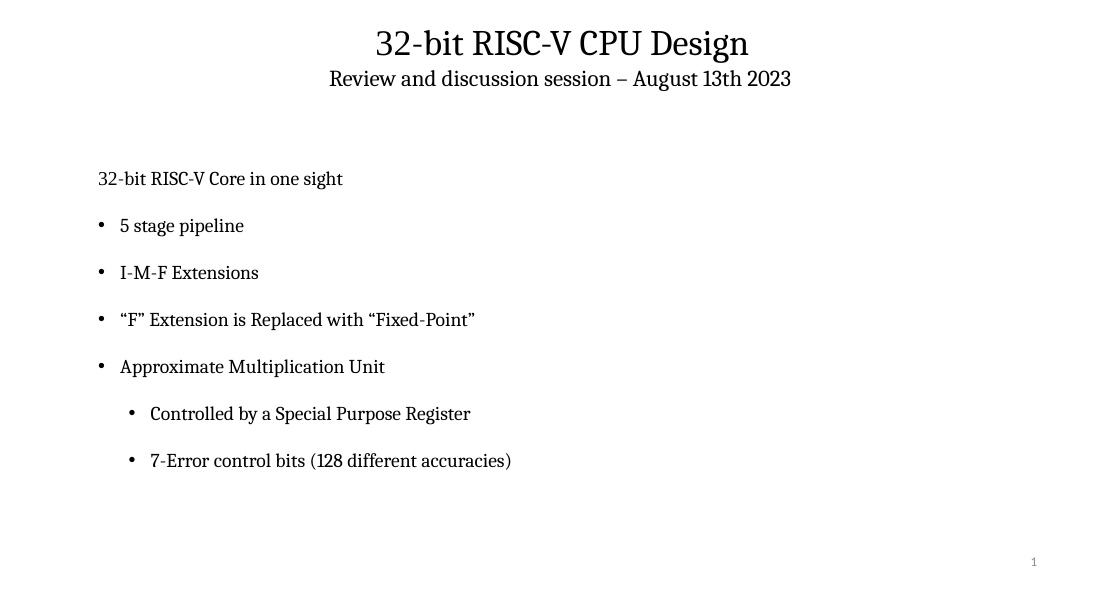
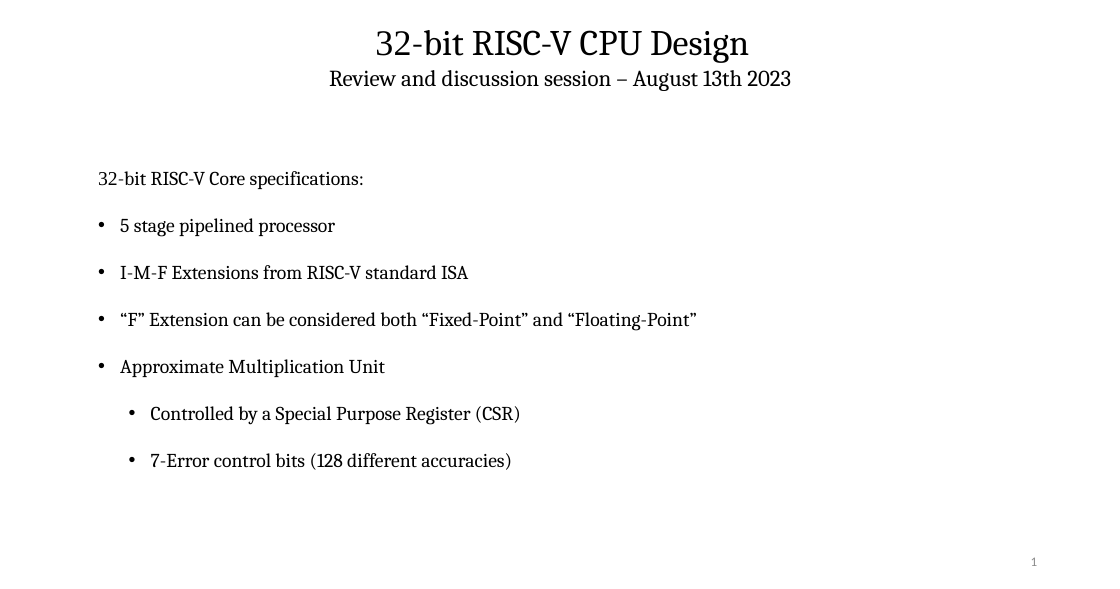
Before and after one commit to phoeniX-Digital-Design/phoeniX, a slide deck: slide 1 of Documents/RV32 CPU Design - August 13th.pptx. Drawn at 1120x589 pixels with LibreOffice and Linux fonts; fonts in the diff are those of the drawing. Boxes give left, top, right and bottom in pixels: in the first picture for what was removed or moved away, otherwise in the second. Text is boxed around its words. In the diff, an @@ line names an element or a change of style, - is before the commit and + after.

```diff
--- a/Documents/RV32 CPU Design - August 13th.pptx
+++ b/Documents/RV32 CPU Design - August 13th.pptx
@@ text at bbox=[98, 171, 697, 331]: text changed @@
-32-bit RISC-V Core in one sight
-• 5 stage pipeline
-• I-M-F Extensions
-• “F” Extension is Replaced with “Fixed-Point”
+32-bit RISC-V Core specifications:
+• 5 stage pipelined processor
+• I-M-F Extensions from RISC-V standard ISA
+• “F” Extension can be considered both “Fixed-Point” and “Floating-Point”
@@ text at bbox=[151, 406, 521, 425]: text changed @@
-  • Controlled by a Special Purpose Register
+  • Controlled by a Special Purpose Register (CSR)
```
Also in this commit, not shown: 1 other slide changed, 1 slide added, 2 slides removed, 1 other file.
